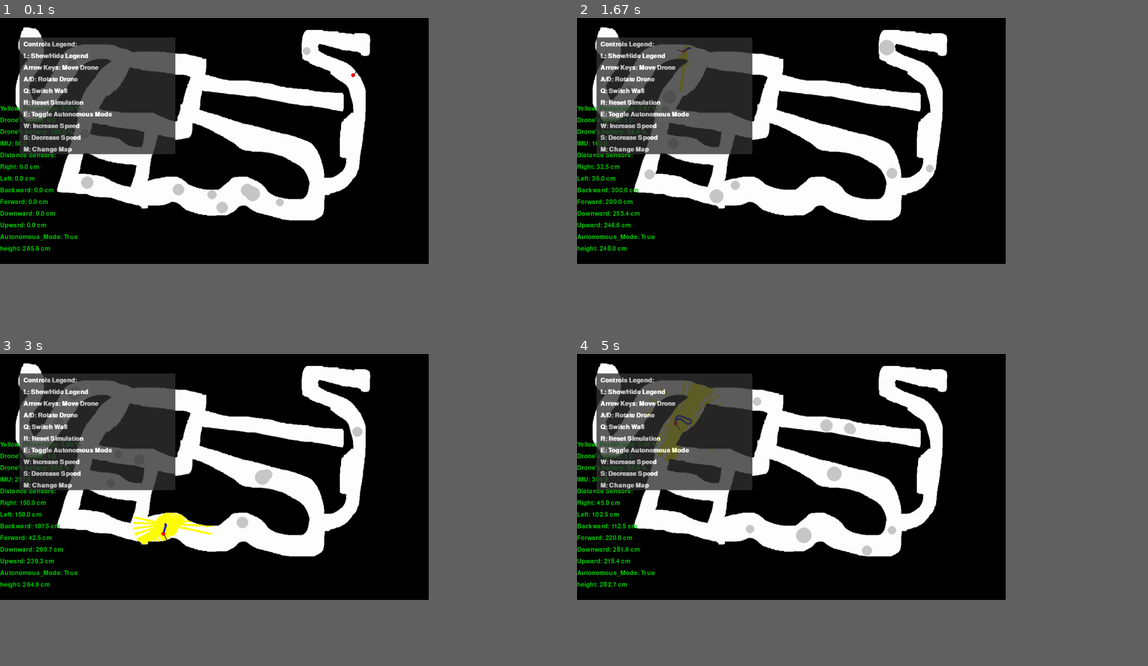
Above: before the commit, frames 1-4 (two rows, left to right).
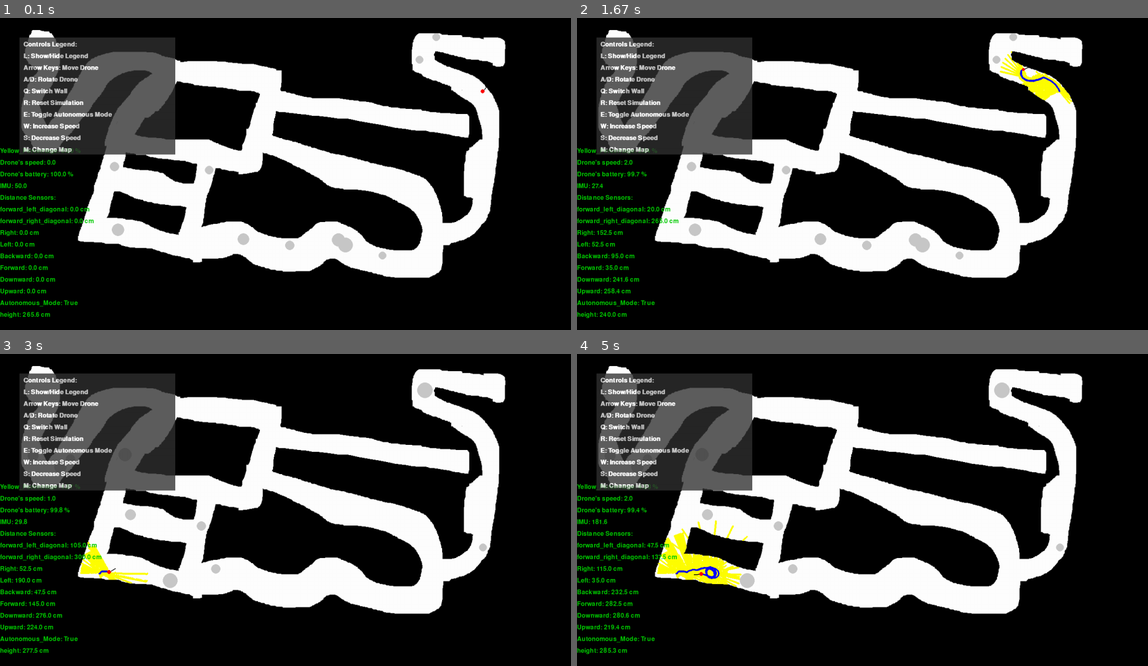
Above: after the commit, the same moments.

Repository: Raz-Saad/Autonomous_Robotics_Final_Project
Game: pygame game, started from src/Main_Pygame.py
Two runs of this game, one before a commit and one after it. Both use one fixed random seed, a clock stepped at 60 frames per second and the inputs below.
Inputs:
- Up to frame 1 (0.1 s): no input
- Up to frame 2 (1.67 s): tap Q at 0.33 s; hold Up 1.17-1.63 s; hold W 1.17-1.63 s
- Up to frame 3 (3 s): hold Right 1.67-2.13 s; hold D 1.67-2.13 s; hold Left 2.17-2.7 s; hold A 2.17-2.7 s; hold Down from 2.73 s (still down); hold S from 2.73 s (still down)
- Up to frame 4 (5 s): release Down at 3.03 s; release S at 3.03 s; hold Up 3.5-3.87 s; hold W 3.5-3.87 s; hold Right 3.9-4.53 s; hold D 3.9-4.53 s; hold Left from 4.97 s (still down); hold A from 4.97 s (still down)
In our replay, the window is 675x387 before the commit and 899x491 after it. These sizes can differ from the game's own. Grey fills any space a smaller window leaves; there, only what the larger window draws over its background counts as a difference.

The runs differ from the first frame. In frame 1, 33% of the frame differs, in the area x 0-89%, y 2-97%; in frame 2, 34%; in frame 3, 34%; in frame 4, 34%.

Commit message:
Implemented front diagonal sensors

Diff:
--- a/src/DistanceSensor.py
+++ b/src/DistanceSensor.py
@@ -3,7 +3,7 @@
 class DistanceSensor:
     def __init__(self, sensor_direction, distance=0):
         self.distance = distance  # the distance from an obstacle
-        self.direction = sensor_direction  # forward, backward, left, right
+        self.direction = sensor_direction  # forward, backward, left, right , forward_right_diagonal , forward_left_diagonal
 
     # update the current distance from an obstacle using the map and drone's position
     def update_values(self, map_matrix, location_on_map, drone_radius, drone_orientation):
@@ -12,7 +12,9 @@
             "forward": 0,
             "backward": 180,
             "leftward": 270,
-            "rightward": 90
+            "rightward": 90,
+            "forward_right_diagonal": 45,
+            "forward_left_diagonal": 315
         }
 
         dx = math.cos(math.radians(drone_orientation + directions[self.direction]))  # defind the x direction relatively to the drone's angle
--- a/src/Drone.py
+++ b/src/Drone.py
@@ -12,10 +12,13 @@
         self.battery_sensor = BatterySensor() #battery is initialing with 100%
         self.optical_flow_sensor = OpticalFlow()
         self.forward_distance_sensor = DistanceSensor("forward")
+        self.forward_right_diagonal_distance_sensor = DistanceSensor("forward_right_diagonal")
+        self.forward_left_diagonal_distance_sensor = DistanceSensor("forward_left_diagonal")
         self.backward_distance_sensor = DistanceSensor("backward")
         self.leftward_distance_sensor = DistanceSensor("leftward")
         self.rightward_distance_sensor = DistanceSensor("rightward")
 
+        #TODO: RAZ'S IDEA - BLIT NON-VISABLE FLOOR AND CEILING ONTO THE MAP SO WE CAN KNOW THE HIGHT
         # because our map is 2d, we need a different kind of calculation of the up/down sensors: #TODO: show raz
         self.up_distance_sensor = DistanceSensorheight("up")
         self.down_distance_sensor = DistanceSensorheight("down")
@@ -43,6 +46,7 @@
         self.drone_idle = False # flag to check if the drone stop because it was about to it a wall
 
         # 3d expantion:
+        #TODO: WHY 50?
         self.z_level = 50 # the actual height of the drone in the map
 
 
@@ -52,6 +56,9 @@
         self.backward_distance_sensor.update_values(map_matrix, position, drone_radius,orientation)
         self.leftward_distance_sensor.update_values(map_matrix, position, drone_radius,orientation)
         self.rightward_distance_sensor.update_values(map_matrix, position, drone_radius,orientation)
+        self.forward_right_diagonal_distance_sensor.update_values(map_matrix, position, drone_radius,orientation)
+        self.forward_left_diagonal_distance_sensor.update_values(map_matrix, position, drone_radius,orientation)
+
 
         self.up_distance_sensor.update_values(self.z_level, drone_radius,floor_level,ceiling_level, obstacles)     # different calculation, requires different inputs
         self.down_distance_sensor.update_values(self.z_level, drone_radius, floor_level,ceiling_level, obstacles)   # different calculation, requires different inputs
@@ -65,8 +72,8 @@
 
     # the wall distance should be adjusted relative to the drone's height:
     def update_desired_wall_distance(self,deviation):
-        desired_wall_distance = int(initial_desired_wall_distance +
-                                    deviation * initial_desired_wall_distance
+        self.desired_wall_distance = int(self.initial_desired_wall_distance +
+                                    deviation * self.initial_desired_wall_distance
                                     )
 
 
@@ -102,31 +109,39 @@
         if not self.use_pid:
             if self.is_hugging_right: # drone is hugging the right side and is looking for the left wall
                 #checking if the drone should move without the PID
-                if  self.forward_distance_sensor.distance > delta and self.leftward_distance_sensor.distance > delta and self.rightward_distance_sensor.distance > delta:
+                if  self.forward_distance_sensor.distance > delta and \
+                    self.leftward_distance_sensor.distance > delta and \
+                    self.rightward_distance_sensor.distance > delta and \
+                    self.forward_left_diagonal_distance_sensor.distance > delta and \
+                    self.forward_right_diagonal_distance_sensor.distance > delta:
                     # Move forward without PID control
                     new_pos = self.move_drone(drone_pos, "forward")
                     return new_pos
 
                 #if found the left wall , hug it
-                elif self.forward_distance_sensor.distance <= delta or self.leftward_distance_sensor.distance <= delta:
+                elif self.forward_distance_sensor.distance <= delta or self.leftward_distance_sensor.distance <= delta or self.forward_left_diagonal_distance_sensor.distance <= delta:
                     self.is_hugging_right = not self.is_hugging_right
 
                 # Re-enable PID because we are close to a wall
                 self.use_pid = True
             else: # drone is hugging the left side and is looking for the right wall
-                if  self.forward_distance_sensor.distance > delta and self.leftward_distance_sensor.distance > delta and self.rightward_distance_sensor.distance > delta:
+                if  self.forward_distance_sensor.distance > delta and \
+                    self.leftward_distance_sensor.distance > delta and \
+                    self.rightward_distance_sensor.distance > delta and \
+                    self.forward_left_diagonal_distance_sensor.distance > delta and \
+                    self.forward_right_diagonal_distance_sensor.distance > delta:
                     # Move forward without PID control
                     new_pos = self.move_drone(drone_pos, "forward")
                     return new_pos
                 #if found the right wall , hug it
-                elif self.forward_distance_sensor.distance <= delta or self.rightward_distance_sensor.distance <= delta:
+                elif self.forward_distance_sensor.distance <= delta or self.rightward_distance_sensor.distance <= delta or self.forward_right_diagonal_distance_sensor.distance <= delta:
                     self.is_hugging_right = not self.is_hugging_right
 
                 # Re-enable PID because we are close to a wall
                 self.use_pid = True
 
-
-                # Calculate the error from the desired wall distance
+        #TODO: DOES WE NEED TO ADD THE diagonal SENSORS HERE TOO???
+        # Calculate the error from the desired wall distance
         if not self.is_hugging_right: #self.leftward_distance_sensor.distance < 35:  # Detect the wall on the left side
             error = -1 *(self.leftward_distance_sensor.distance - self.desired_wall_distance)
         else:
@@ -137,6 +152,7 @@
         overall_correction = self.pid_controller.update(error, dt)
 
         # Calculate the correction for case the drone's front is getting too close to a wall
+        #TODO: CHECK WHAT IS THE OPTIMAL DANGER DISTANCE
         front_danger_distance = 40
         if(self.forward_distance_sensor.distance >= front_danger_distance):
             forward_distance_error = 0
@@ -147,8 +163,15 @@
 
 
         narrow_path_error = 0
-        if self.is_hugging_right and self.leftward_distance_sensor.distance < self.rightward_distance_sensor.distance :
+        if self.is_hugging_right and self.forward_left_diagonal_distance_sensor.distance < self.rightward_distance_sensor.distance :
+            narrow_path_error = self.rightward_distance_sensor.distance - self.forward_left_diagonal_distance_sensor.distance
+
+        elif self.is_hugging_right and self.leftward_distance_sensor.distance < self.rightward_distance_sensor.distance :
             narrow_path_error = self.rightward_distance_sensor.distance - self.leftward_distance_sensor.distance
+
+        elif not self.is_hugging_right and self.leftward_distance_sensor.distance > self.forward_right_diagonal_distance_sensor.distance :
+            narrow_path_error = self.forward_right_diagonal_distance_sensor.distance - self.leftward_distance_sensor.distance
+
         elif not self.is_hugging_right and self.leftward_distance_sensor.distance > self.rightward_distance_sensor.distance :
             narrow_path_error = self.rightward_distance_sensor.distance - self.leftward_distance_sensor.distance
 
@@ -236,8 +259,10 @@
 
         return new_pos
 
+    #TODO: I THINK THOSE VALUES NEED TO BE REALATED TO THE DRONES RADIUS, IT CANT BE STATIC
     def drone_about_to_touch_wall(self):
-        return (self.forward_distance_sensor.distance < 20) or (self.rightward_distance_sensor.distance < 6) or (self.leftward_distance_sensor.distance < 6)
+        return (self.forward_distance_sensor.distance < 22.5) or (self.rightward_distance_sensor.distance < 10) or (self.leftward_distance_sensor.distance < 10) \
+                or (self.forward_right_diagonal_distance_sensor.distance < 10) or (self.forward_left_diagonal_distance_sensor.distance < 10)
 
     def set_starting_position(self, position):
         self.starting_position = position
@@ -274,12 +299,17 @@
                 return True
         return False
 
+    #TODO: WE ARE NOT USING THIS FUNCTION , IF NOT NEEDED , DELETE
     def correct_angle_to_avoid_wall(self):
         # Determine the direction of the wall
         # Assuming the drone is facing right
         if self.rightward_distance_sensor.distance < 10:
             # Correct angle to avoid the wall on the right
             self.update_drone_angle(-20)
+        elif self.forward_right_diagonal_distance_sensor.distance < 10: # TODO: NEED TO CHECK IF -20 IS THE RIGHT FOR right_diagonal
+            self.update_drone_angle(-20)
+        elif self.forward_left_diagonal_distance_sensor.distance < 10:  # TODO:NEED TO CHECK IF 20 IS THE RIGHT FOR left_diagonal
+            self.update_drone_angle(20)
         elif self.leftward_distance_sensor.distance < 10:
             # Correct angle to avoid the wall on the left
             self.update_drone_angle(20)
--- a/src/Main_Pygame.py
+++ b/src/Main_Pygame.py
@@ -10,8 +10,8 @@
 class DroneSimulation:
     def __init__(self):
         pygame.init()
-        self.map_width = 1000#1366
-        self.map_height = 600#768
+        self.map_width = 1366 #1000
+        self.map_height = 768 #600
         self.screen_width = self.map_width + 100  # Increase width by some pixels
         self.screen_height = self.map_height + 32  # Increase height by some pixels
         self.screen = pygame.display.set_mode((self.screen_width, self.screen_height))
@@ -39,6 +39,8 @@
             "backward": "Backward: 0 cm",
             "leftward": "Left: 0 cm",
             "rightward": "Right: 0 cm",
+            "forward_right_diagonal":"forward_right_diagonal: 0 cm" ,
+            "forward_left_diagonal": "forward_left_diagonal: 0 cm",
             "Distance_Sensors": "Distance Sensors:",
             "IMU": "IMU: 0",
             "Drone's battery": "0 %",
@@ -113,11 +115,14 @@
                 self.adjust_drone_radius()
                 break
 
-
+    #TODO: WHAT DOES THIS FUNCTION DOES? IT DOESNT UPDATE ANYTHING
     def update_drone_desired_wall_distance(self):
-        deviation = calculate_drone_z_axis_deviation()
+        deviation = self.calculate_drone_z_axis_deviation()
         self.drone.update_desired_wall_distance(deviation)
 
+    #TODO: WE NEED TO FIND ANOTHER CALCULATION THAT WHEN WE ARE AROUND 250CM HEGIHT ITS THE SAME RADIUS
+    # NOW EVERY 60CM THE DRONE GROWS, SO WHEN WE ARE LESS THAN 250 WE LOOK SMALLER AND THEN WE ARE AT 250 THE DRONE GETS BIGGER
+    # AND IT LOOKS WEIRD BECAUSE THERE IS NO OBSTECLE
     def calculate_drone_z_axis_deviation(self):
         z_middle_value = (self.ceiling_level + self.floor_level) / 2
         return (self.drone.z_level - z_middle_value) / z_middle_value #(self.ceiling_level / 2)
@@ -126,7 +131,7 @@
     def adjust_drone_radius(self):
         # the drone's radius will be it's initial value + the deviation of its actual height from the middle height value:
         self.drone_radius = int(self.initial_drone_radius + # initial value
-                             self.calculate_drone_z_axis_deviation() * self.initial_drone_radius # deviation precentage
+                             (self.calculate_drone_z_axis_deviation() * self.initial_drone_radius) # deviation precentage
                              + 1) # avoiding radius = 0
 
 
@@ -290,6 +295,7 @@
         percentage = (yellow_pixels_count / self.total_white_pixels) * 100
         return percentage
 
+    #TODO: ADD KEYS FOR MOVING UP AND DOWN
     def draw_legend_menu(self):
         # Define the legend text
         legend_texts = [
@@ -328,6 +334,7 @@
         self.load_map(self.map_paths[self.current_map_index])
         self.reset_simulation()
 
+    #TODO: THE COLOR OF THE OBSTACLE IS STATIC
     def spawn_obstacles(self, num_obstacles):
         for _ in range(num_obstacles):
             while True:
@@ -492,7 +499,8 @@
             self.sensor_texts["Yellow_Percentage"] = f"Yellow_Percentage: {yellow_percentage:.2f} %"
             self.sensor_texts["Autonomous_Mode"] = f"Autonomous_Mode: {is_autonomous}"
             self.sensor_texts["Height"] = f"height: {self.drone.z_level *2.5:.1f} cm"
-
+            self.sensor_texts["forward_right_diagonal"] = f"forward_right_diagonal: {self.drone.forward_right_diagonal_distance_sensor.distance:.1f} cm"
+            self.sensor_texts["forward_left_diagonal"] = f"forward_left_diagonal: {self.drone.forward_left_diagonal_distance_sensor.distance:.1f} cm"
 
             # Display sensor texts
             font_size = 24
